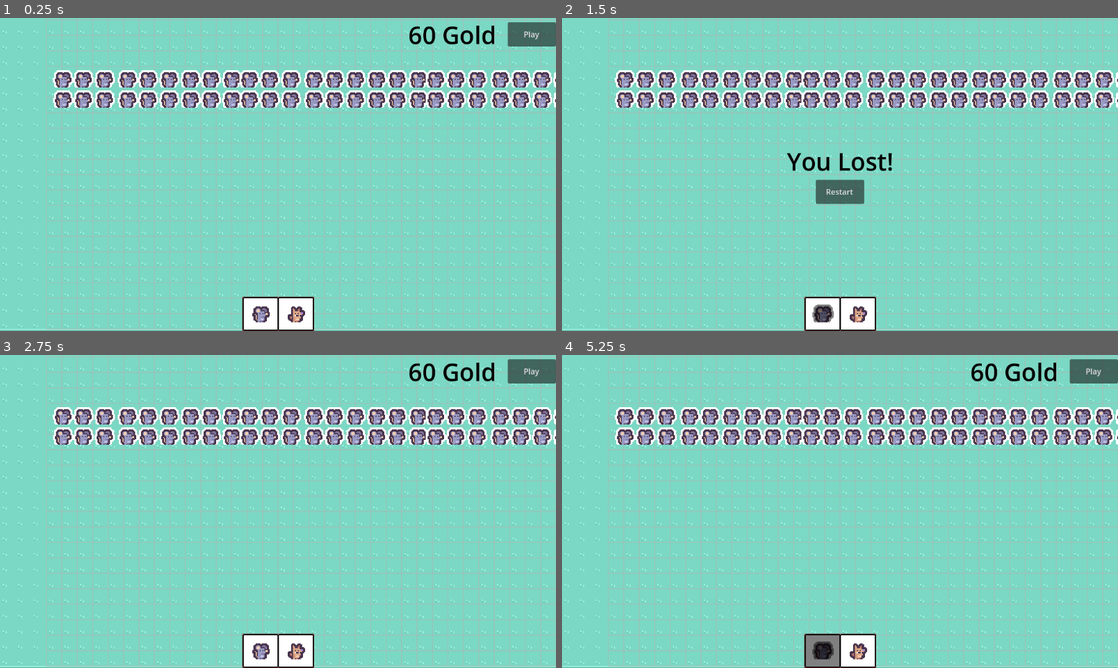
Above: before the commit, frames 1-4 (two rows, left to right).
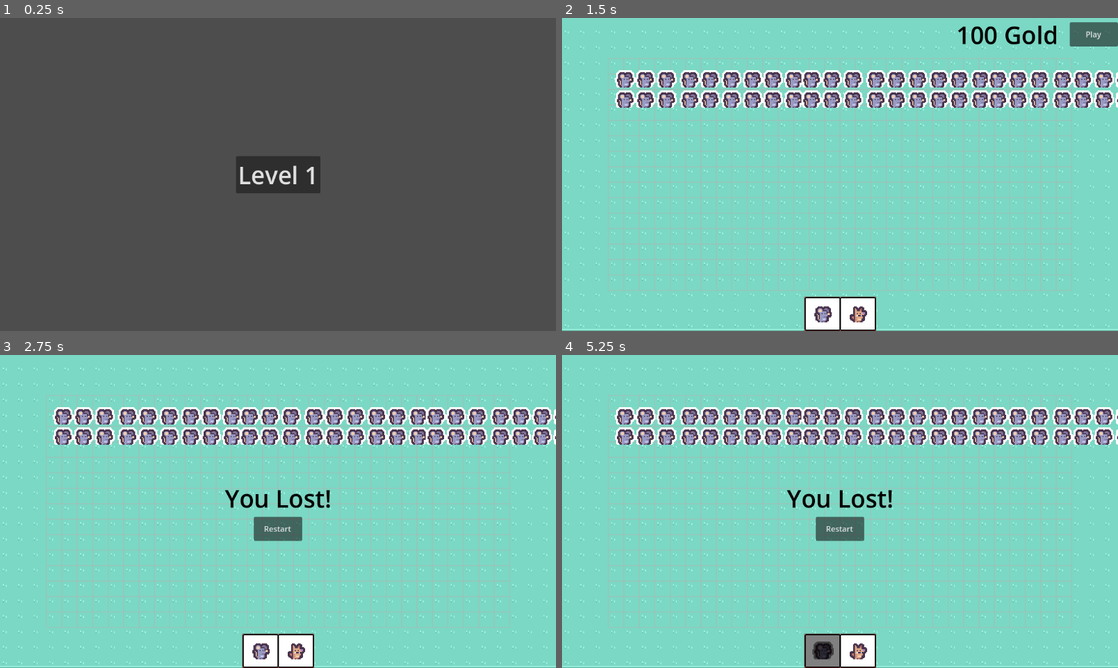
Above: after the commit, the same moments.

Repository: MinIcecream/PixelClash
Game: Godot game, scene res://scenes/battle_select.tscn
The game is run twice, just before and just after one commit, with the same random seed, the same clock (stepped at 60 frames per second) and the same inputs. Before the commit the project starts from res://scenes/node_2d.tscn.
Inputs (mouse positions are in pixels of both pictures, inside the frame that each line leads up to):
- Up to frame 1 (0.25 s): no input
- Up to frame 2 (1.5 s): click (823, 309) at 0.52 s; click "Play" (after the commit: "Level 1") at 1.25 s
- Up to frame 3 (2.75 s): click "Restart" (after the commit: "Play") at 2 s
- Up to frame 4 (5.25 s): click (823, 646) at 2.77 s; click "Play" (after the commit: "Restart") at 3.5 s; click "Restart" (after the commit: "Play") at 4.25 s; click (823, 646) at 5.02 s

The runs differ from the first frame. In frame 1, 99% of the frame differs, in the area x 0-100%, y 0-100%; in frame 2, 8.6%; in frame 3, 8.4%; in frame 4, 8.4%.

Commit message:
Basic scene select

Diff:
--- a/project.godot
+++ b/project.godot
@@ -11,14 +11,14 @@
 [application]
 
 config/name="Pixel Clash"
-run/main_scene="res://scenes/node_2d.tscn"
+run/main_scene="uid://cl4ej6shrfonc"
 config/features=PackedStringArray("4.4", "Forward Plus")
 config/icon="res://icon.svg"
 
 [autoload]
 
 UnitRegistry="*res://scripts/unit_registry.gd"
-GridHelpers="*res://scripts/grid_helpers.gd"
+SceneChanger="*res://scripts/scene_changer.gd"
 
 [display]
 
--- /dev/null
+++ b/scenes/battle_select.tscn
@@ -0,0 +1,37 @@
+[gd_scene load_steps=4 format=3 uid="uid://cl4ej6shrfonc"]
+
+[ext_resource type="Script" uid="uid://dtexd8qebo4rh" path="res://scripts/battle_select.gd" id="1_6rp8x"]
+[ext_resource type="Script" uid="uid://cjthknssmm62p" path="res://scripts/battle_select_button.gd" id="2_uqqp6"]
+[ext_resource type="PackedScene" uid="uid://dvqqm57eu4e21" path="res://scenes/battle.tscn" id="3_mh6sm"]
+
+[node name="Control" type="Control"]
+layout_mode = 3
+anchors_preset = 15
+anchor_right = 1.0
+anchor_bottom = 1.0
+grow_horizontal = 2
+grow_vertical = 2
+script = ExtResource("1_6rp8x")
+
+[node name="VBoxContainer" type="VBoxContainer" parent="."]
+layout_mode = 1
+anchors_preset = 8
+anchor_left = 0.5
+anchor_top = 0.5
+anchor_right = 0.5
+anchor_bottom = 0.5
+offset_left = -31.0
+offset_top = -15.5
+offset_right = 31.0
+offset_bottom = 15.5
+grow_horizontal = 2
+grow_vertical = 2
+theme_override_constants/separation = 20
+
+[node name="Button" type="Button" parent="VBoxContainer"]
+layout_mode = 2
+theme_override_font_sizes/font_size = 50
+text = "Level 1
+"
+script = ExtResource("2_uqqp6")
+scene = ExtResource("3_mh6sm")
--- /dev/null
+++ b/scripts/battle_select.gd
@@ -0,0 +1,4 @@
+extends Control
+
+func load_scene(scene:PackedScene):
+	SceneChanger.go_to_packed(scene)
--- /dev/null
+++ b/scripts/battle_select_button.gd
@@ -0,0 +1,10 @@
+extends Button
+
+@onready var parent = $"../.."
+@export var scene: PackedScene
+
+func _ready() -> void:
+	pressed.connect(Callable(self, "_on_pressed"))
+
+func _on_pressed():
+	parent.load_scene(scene)
--- a/scripts/game_manager.gd
+++ b/scripts/game_manager.gd
@@ -7,7 +7,7 @@
 @onready var UI = $"../UI"
 @onready var grid = $"../Grid"
 var game_started = false
-var gold = 60
+var gold = 100
 
 # Called when the node enters the scene tree for the first time.
 func _ready() -> void:
--- a/scripts/grid.gd
+++ b/scripts/grid.gd
@@ -3,13 +3,15 @@
 signal place_unit(position: Vector2, unit: PackedScene)
 
 @export var cell_size: int = 16
-@export var width: int = 50
-@export var height: int = 25
-@export var top_left = Vector2(-240, -240)
+@export var width: int = 30
+@export var height: int = 15
 
 @onready var input_manager = $"../InputManager"
 @onready var game_manager = $"../GameManager"
 
+var top_left:
+	get:
+		return Vector2(-width * cell_size / 2.0, -height * cell_size / 2.0)
 var cells = {} #Vector2: unit
 
 func _ready() -> void:
--- /dev/null
+++ b/scripts/scene_changer.gd
@@ -0,0 +1,7 @@
+extends Node
+
+func go_to_packed(scene: PackedScene):
+	get_tree().change_scene_to_packed(scene)
+
+func go_to(path: String):
+	get_tree().change_scene_to_file(path)
Not shown: 2 places in scenes/battle.tscn that only renumber resources
Not shown, added: scripts/battle_select.gd.uid
Not shown, added: scripts/battle_select_button.gd.uid
Not shown, added: scripts/scene_changer.gd.uid
